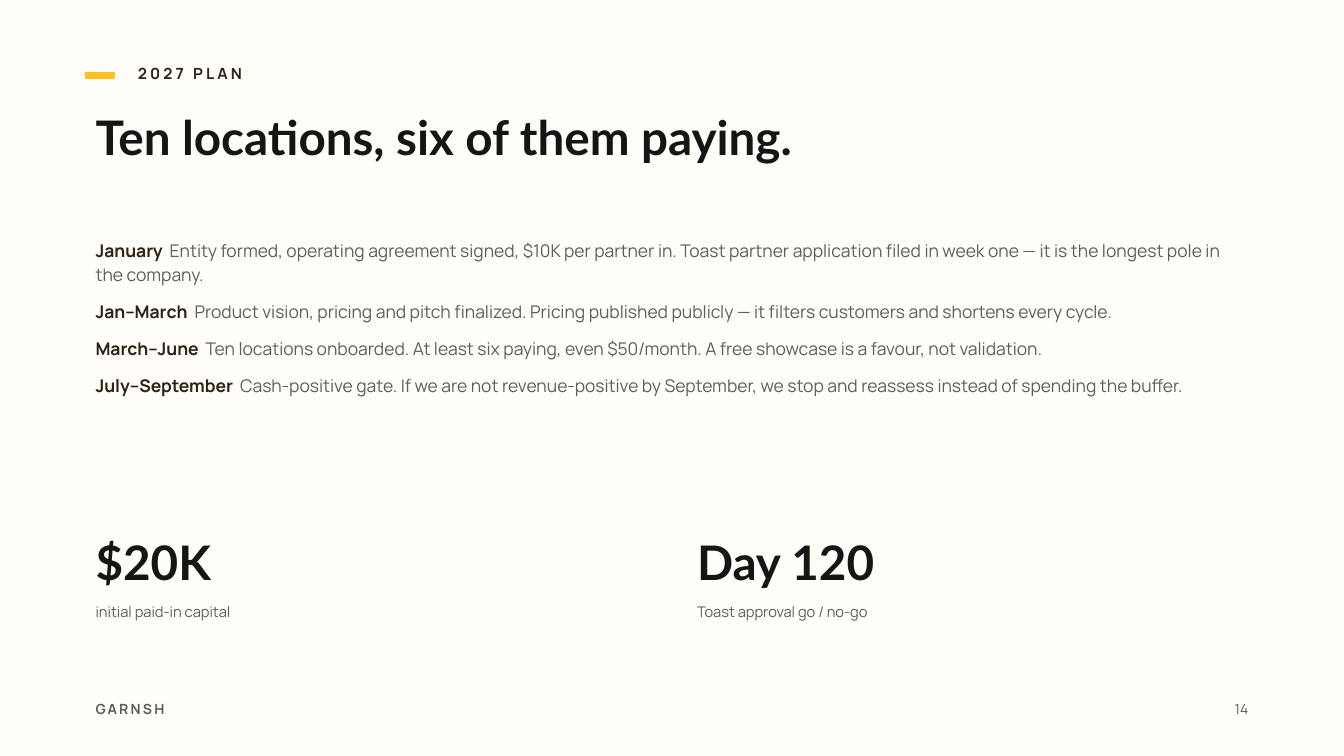
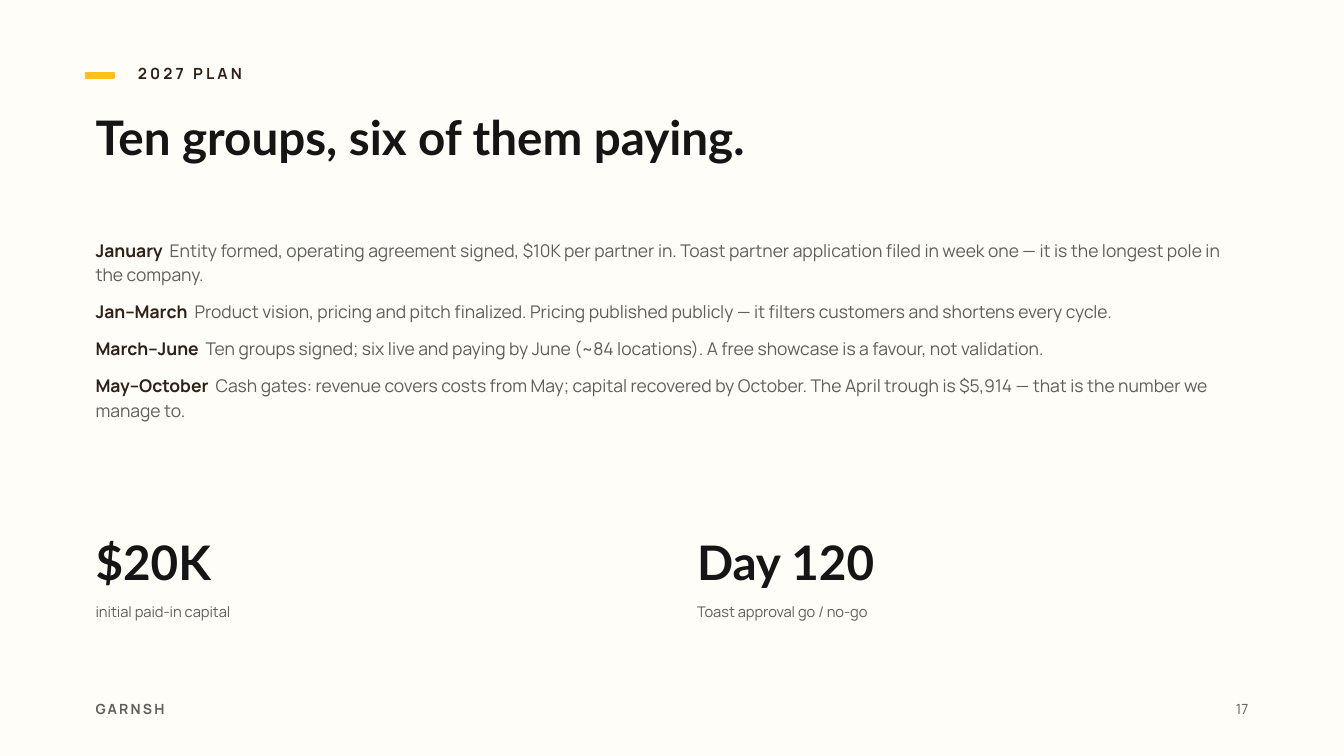
Before and after one commit to Kofiacheampong/trading, a slide deck: slide 17 of projects/garnsh-deck/garnsh-pitch-deck.pptx (slide 14 before the commit). Drawn at 1344x756 pixels with LibreOffice and Linux fonts; fonts in the diff are those of the drawing. Boxes give left, top, right and bottom in pixels: in the first picture for what was removed or moved away, otherwise in the second. Text is boxed around its words. In the diff, an @@ line names an element or a change of style, - is before the commit and + after.

```diff
--- a/projects/garnsh-deck/garnsh-pitch-deck.pptx
+++ b/projects/garnsh-deck/garnsh-pitch-deck.pptx
@@ text at <box>96,119,745,164</box>: text changed @@
-Ten locations, six of them paying.
+Ten groups, six of them paying.
@@ text at <box>96,340,1207,422</box>: text changed @@
-▪ March–June Ten locations onboarded. At least six paying, even $50/month. A free showcase is a favour, not validation.
-▪ July–September Cash-positive gate. If we are not revenue-positive by September, we stop and reassess instead of spending the buffer.
+▪ March–June Ten groups signed; six live and paying by June (~84 locations). A free showcase is a favour, not validation.
+▪ May–October Cash gates: revenue covers costs from May; capital recovered by October. The April trough is $5,914 — that is the number we manage to.
@@ text at <box>1236,704,1248,714</box>: text changed @@
-14
+17
```
Also in this commit, not shown: 6 other slides changed, 4 slides added, 1 slide removed, 29 other files.
